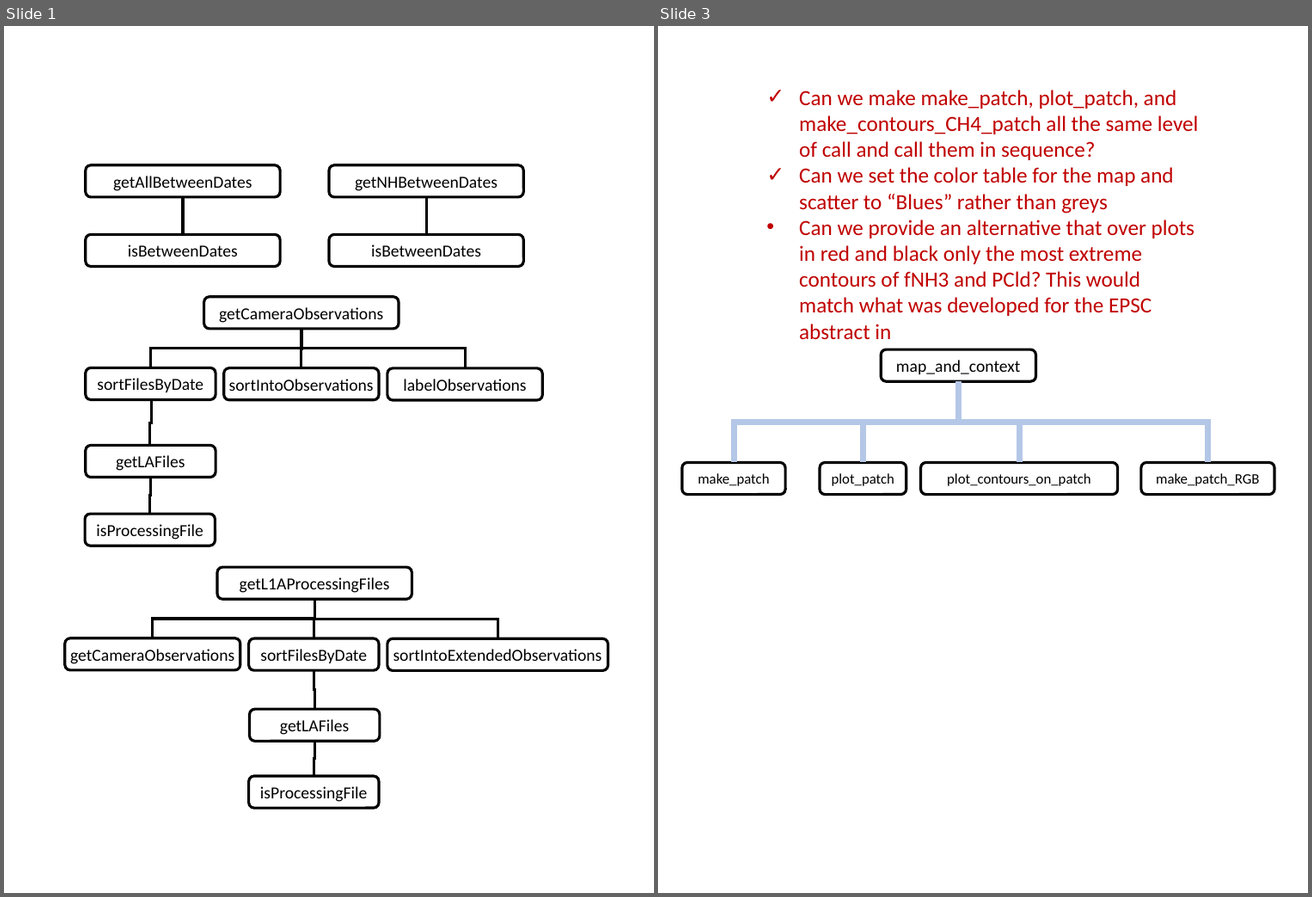
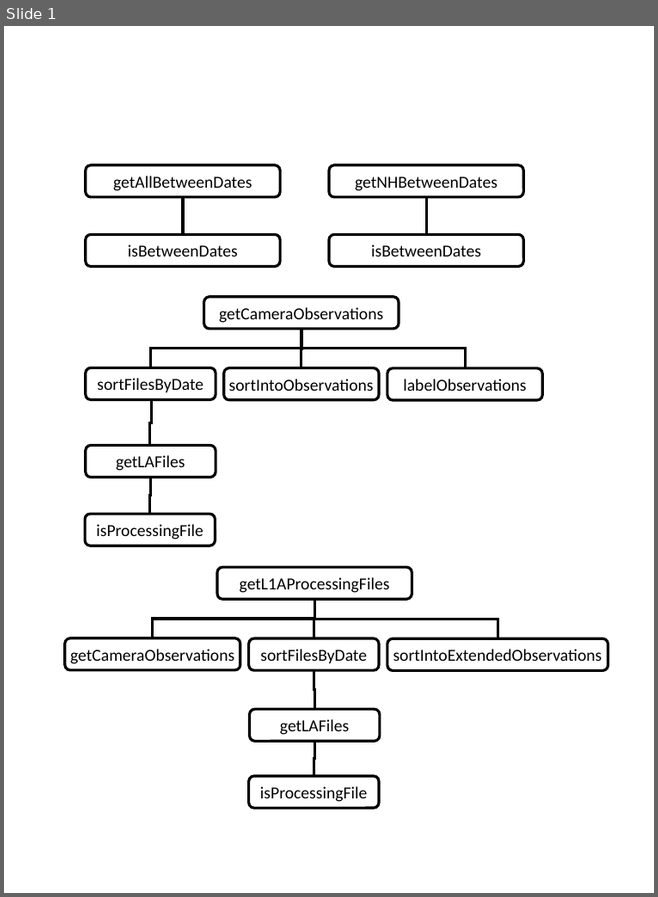
Before and after one commit to smhill001/Data-Management-and-Access, a slide deck: Data Management and Access Calling Trees.pptx. Shown side by side, each under a label of ours: slides 1 and 3 before the commit, slide 1 after it; the slides between them are not shown. The pictures are 1312x897 and 658x897 pixels, drawn with LibreOffice and Linux fonts; fonts in the diff are those of the drawing. Boxes give left, top, right and bottom in pixels: in the first picture for what was removed or moved away, otherwise in the second. Text is boxed around its words. In the diff, an @@ line names an element or a change of style, - is before the commit and + after.

```diff
--- a/Data Management and Access Calling Trees.pptx
+++ b/Data Management and Access Calling Trees.pptx
@@ slide 3 removed at [658,26,1308,893], background #FFFFFF @@
@@ text removed at [799,90,1199,340] @@
-✓ Can we make make_patch, plot_patch, and make_contours_CH4_patch all the same level of call and call them in sequence?
-✓ Can we set the color table for the map and scatter to “Blues” rather than greys
-• Can we provide an alternative that over plots in red and black only the most extreme contours of fNH3 and PCld? This would match what was developed for the EPSC abstract in
@@ rounded rectangle removed at [881,349,1036,381] @@
-map_and_context
@@ elbow line removed from (959, 381) to (734, 462) @@
@@ elbow line removed from (959, 381) to (864, 462) @@
@@ elbow line removed from (959, 381) to (1208, 462) @@
@@ elbow line removed from (959, 381) to (1019, 462) @@
@@ rounded rectangle removed at [682,462,785,494] @@
-make_patch
@@ rounded rectangle removed at [820,462,907,494] @@
-plot_patch
@@ rounded rectangle removed at [920,462,1117,494] @@
-plot_contours_on_patch
@@ rounded rectangle removed at [1140,462,1275,494] @@
-make_patch_RGB
```
Also in this commit, not shown: 2 other slides removed.
